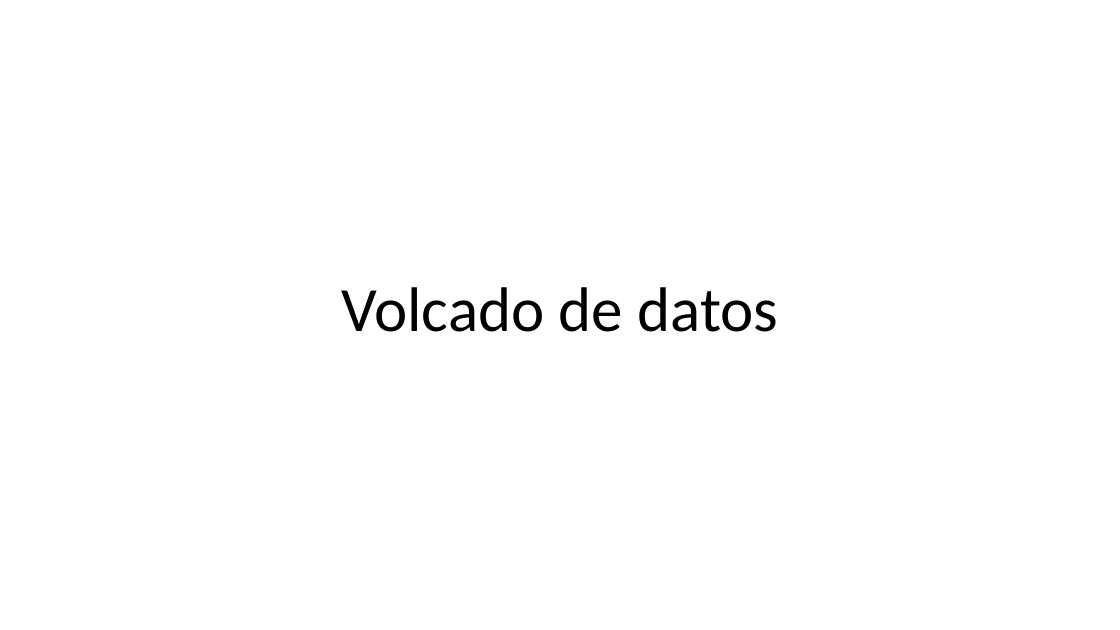
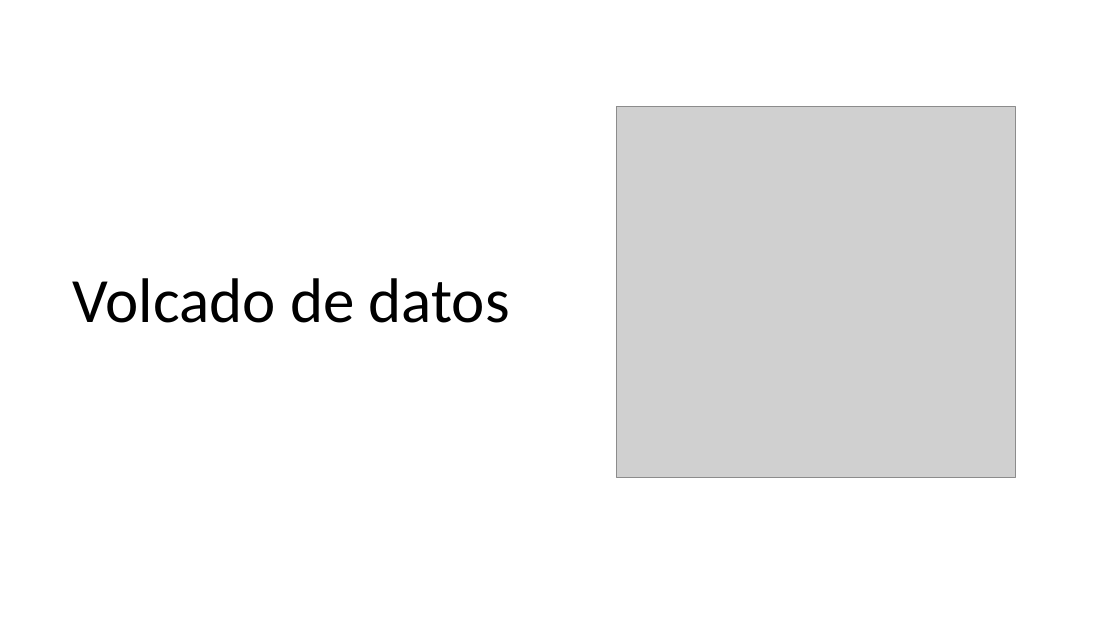
Before and after one commit to alejomaf/UAL-Inventarium, a slide deck: slide 29 of documentacion/presentacion/PresentacionTFG.pptx (slide 28 before the commit). Drawn at 1120x630 pixels with LibreOffice and Linux fonts; fonts in the diff are those of the drawing; grey boxes stand for pictures; background and template pictures are left out. Boxes give left, top, right and bottom in pixels: in the first picture for what was removed or moved away, otherwise in the second. Text is boxed around its words. In the diff, an @@ line names an element or a change of style, - is before the commit and + after.

```diff
--- a/documentacion/presentacion/PresentacionTFG.pptx
+++ b/documentacion/presentacion/PresentacionTFG.pptx
@@ picture added at (x1=617, y1=107, x2=1016, y2=477) @@
@@ title "Volcado de datos" moved from (x1=341, y1=287, x2=778, y2=332) to (x1=72, y1=278, x2=510, y2=323) @@
```
Also in this commit, not shown: 4 other slides changed, 1 slide added, 1 slide removed.
